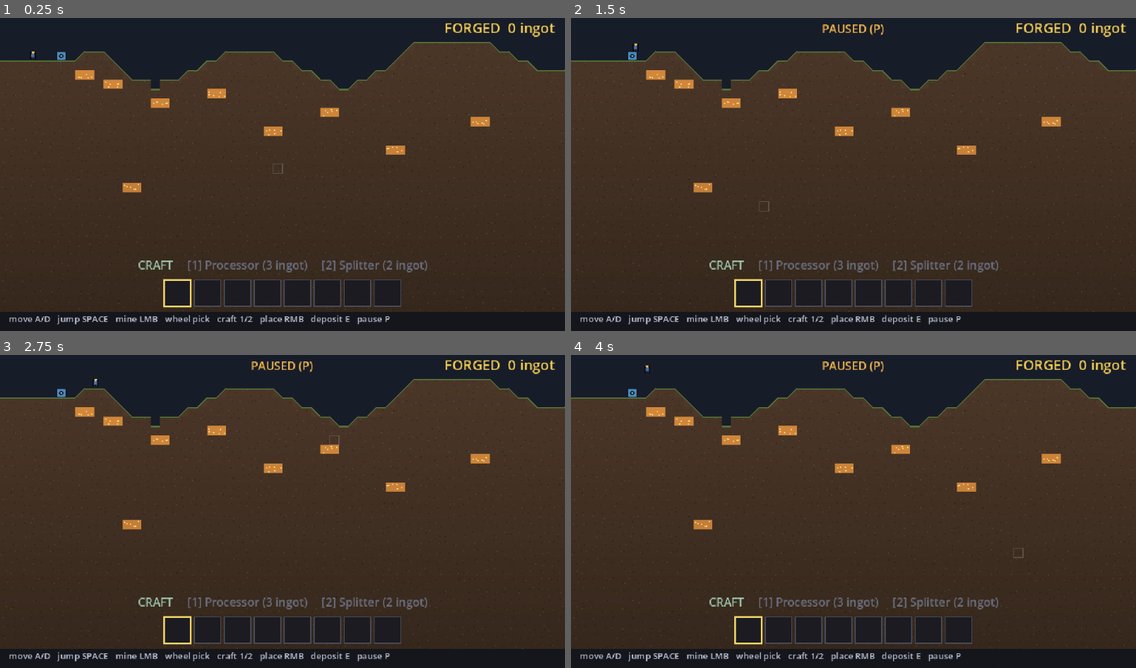
Above: before the commit, frames 1-4 (two rows, left to right).
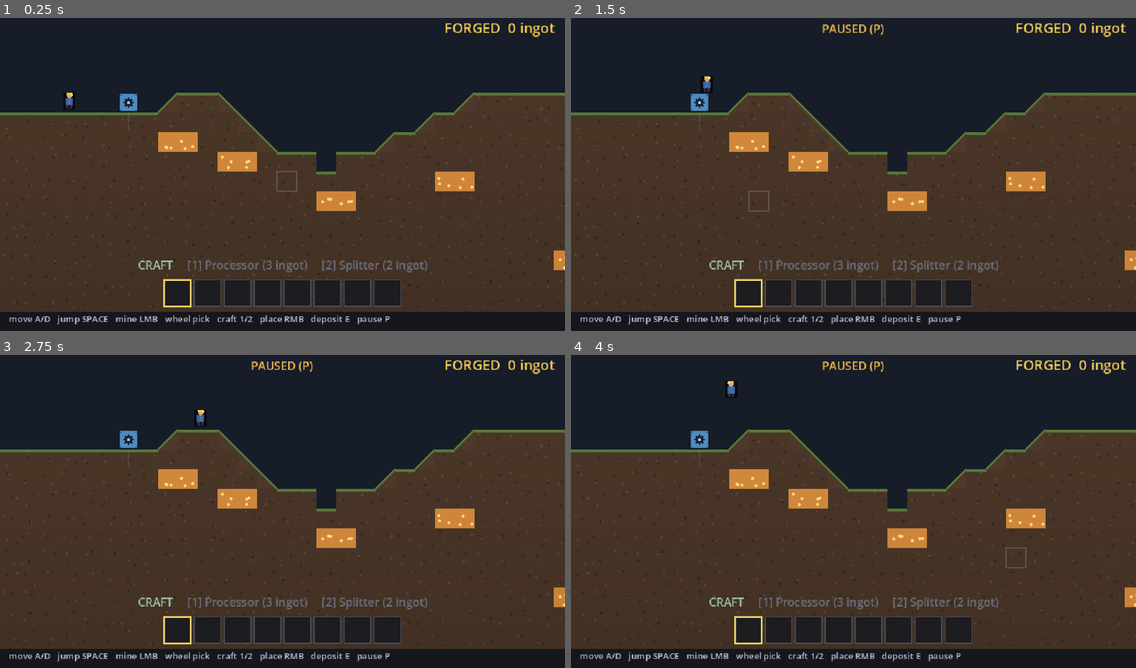
Above: after the commit, the same moments.

Repository: teohondascully/sinkforge
Game: Godot game, scene res://scenes/main.tscn
Two runs of this game, one before a commit and one after it. Both use one fixed random seed, a clock stepped at 60 frames per second and the inputs below.
Inputs (mouse positions are in pixels of both pictures, inside the frame that each line leads up to):
- Up to frame 1 (0.25 s): no input
- Up to frame 2 (1.5 s): tap Enter at 0.5 s; move the mouse to (977, 155) at 0.52 s; hold Right 0.53-1.25 s; tap P at 0.6 s; click (977, 155) at 0.67 s; tap Space at 0.77 s; drag from (740, 187) to (825, 237) at 1.27 s
- Up to frame 3 (2.75 s): tap Space at 2 s; move the mouse to (339, 439) at 2.02 s; hold Right from 2.03 s (still down); tap 1 at 2.1 s
- Up to frame 4 (4 s): release Right at 2.75 s; drag from (825, 574) to (684, 461) at 2.77 s; tap Enter at 3.5 s; move the mouse to (1023, 558) at 3.52 s; hold Left from 3.53 s (still down); tap E at 3.6 s; tap Space at 3.77 s

The runs differ from the first frame. In frame 1, 21% of the frame differs, in the area x 0-100%, y 7-94%; in frame 2, 21%; in frame 3, 21%; in frame 4, 22%, in the area x 0-100%, y 3-94%.

Commit message:
camera: follow with a dead-zone at 0.70× zoom (was a fixed 0.33× whole-world view)
The 3× zoom-out showed the entire 72-wide world at once, pinning the surface to the
top of the frame and rendering the miner ~2% of screen height (read as a speck). Pulled
the framing in and made the camera actually follow the body.

- main.gd: CAMERA_ZOOM 1/3 -> 0.70 (user-picked by eye from a rendered comparison set;
 the miner now reads clearly as a person, slopes legible, still enough world for a
 vertical chain). Added a dead-zone via Camera2D drag margins (h .18 / v .22-.24) +
 position smoothing, so walking and jumping don't jitter the view — the body moves
 freely in a centre box and the camera eases to catch up only at the edges.
- tools/capture_zoom.gd: new feel tool — renders the SAME staged scene at a range of
 zooms to PNGs so the framing is chosen by eye, not guessed. Pulled by this sprint.
- .gitignore: ignore the _zoom_*.png comparison renders (like _capture.png).

Harness: boot smoke renders clean at 0.70×; motion + 72 sim checks unaffected.
Screenshot history/10-camera-follow-0_70x.png.

Diff:
--- a/scenes/main.gd
+++ b/scenes/main.gd
@@ -23,6 +23,7 @@
 const REACH_CELLS: float = 3.2     ## how far the body can mine/deposit from its centre
 const MINE_TIME: float = 0.12      ## seconds between mined cells while holding
 const WORLD_SIZE := Vector2(FactorySim.GRID_COLS * CELL, FactorySim.GRID_ROWS * CELL)
+const CAMERA_ZOOM: float = 0.7     ## camera zoom (provisional, tuned by eye); smaller = further out
 
 const EARTH_COLOR := Color(0.30, 0.22, 0.16)
 const ORE_COLOR := Color(0.85, 0.55, 0.24)
@@ -67,9 +68,19 @@
 	add_child(_player)
 
 	_camera = Camera2D.new()
-	_camera.zoom = Vector2(1.0 / 3.0, 1.0 / 3.0)  # ~3× zoomed out — see the world, not a cramped grid
+	# Zoom: 0.7 frames the body as a readable character while keeping enough world to see a vertical
+	# chain (provisional — tuned by eye, see tools/capture_zoom.gd). Smaller = further out.
+	_camera.zoom = Vector2(CAMERA_ZOOM, CAMERA_ZOOM)
 	_camera.position_smoothing_enabled = true
-	_camera.position_smoothing_speed = 8.0
+	_camera.position_smoothing_speed = 7.0
+	# Dead-zone (drag margins): the body moves freely inside a centre box; the camera only scrolls once
+	# it pushes the edge — so walking and jumping don't jitter the view. Smoothing eases the catch-up.
+	_camera.drag_horizontal_enabled = true
+	_camera.drag_vertical_enabled = true
+	_camera.drag_left_margin = 0.18
+	_camera.drag_right_margin = 0.18
+	_camera.drag_top_margin = 0.22
+	_camera.drag_bottom_margin = 0.24
 	_camera.limit_left = 0
 	_camera.limit_top = 0
 	_camera.limit_right = int(WORLD_SIZE.x)
Not shown, changed: .gitignore
